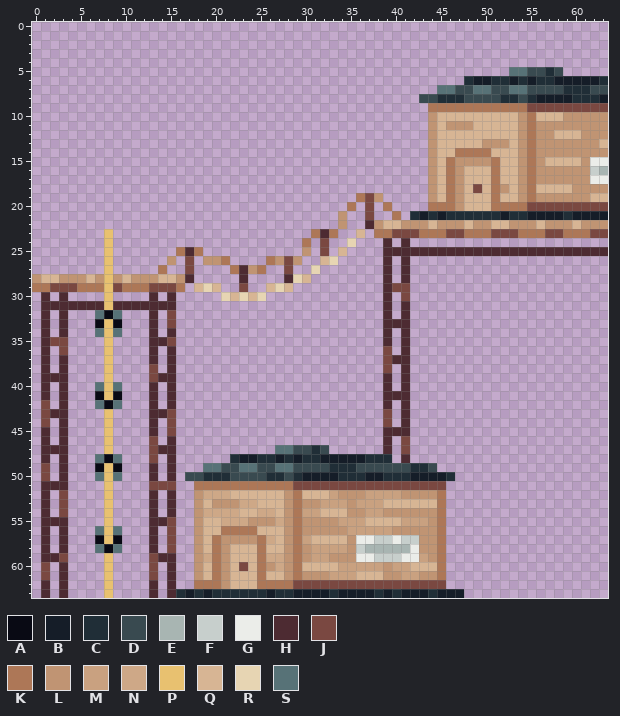
Pixel-art sprite: Assets/Sprites/WorldObjects/StiltHouseTest2.png. The first picture shows the starting point.
The file is 64x64 pixels.
Palette (. is transparent): A #090a14  B #151d28  C #202e37  D #394a50  E #a8b5b2  F #c7cfcc  G #ebede9  H #4d2b32  J #7a4841  K #ad7757  L #c09473  M #c9a180  N #cea887  P #e8c170  Q #d7b594  R #e7d5b3  S #577277
Pixels before (only the part around the change), first column x 0:
16 ............................................LQ
17 ............................................LQ
18 ............................................LQ
19 ....................................KJL.....LQ
20 ...................................K.J.K....KK
21 ..................................L..J..K.CBCB
22 ..................................L..HLQQLLLQL
23 ........P......................KHK..Q.KKJJJKKK
24 ........P.....................K.J..R...H.H....
25 ........P.......KHK...........L.J.Q....HHHHHHH
26 ........P......L.J.LLK....KLJL..QR.....H.H....
27 ........P.....K..J....KHLK..J..R.......H.H....
28 LQQLLLQLPLQLLLQQLH.....H....HRQ........H.H....
29 KKJJJKKKPJKKKJJJK.QRQ..J..QRQ..........HJJ....
30 .H.H....P....H.H.....RQRQR.............H.J....
31 .HHHHHHHPHHHHHHH.......................H.H....
32 .H.H...SAS...H.J.......................H.H....
33 .H.H...APA...H.J.......................HHH....
34 .H.H...SPS...H.H.......................H.H....
35 .HJJ....P....HHJ.......................H.H....
36 .H.J....P....H.H.......................J.H....
37 .H.H....P....H.H.......................JHH....
38 .H.H....P....J.H.......................J.H....
39 .HHH....P....JHH.......................H.H....
40 .H.H...SPS...H.H.......................H.H....
41 .H.H...APA...H.H.......................HHH....
42 .J.H...SAS...H.H.......................H.H....
43 .JHH....P....HHJ.......................J.H....
44 .J.H....P....H.J.......................J.H....
45 .H.H....P....H.J.......................HHH....
46 .H.H....P....J.H.......................H.J....
47 .HHH....P....JHH...........SSDDCD......H.J....
48 .H.H...SAS...J.H......CBBCCBCBCCBBBBBCCC.H....
49 .J.H...APA...H.H...SSDDSSDDSSDDDDCCCDDDDDDCCD.
50 .J.H...SPS...H.H.DDCCCDDDDCCDCBBBBCCCBBCCCBBBB
51 .HHH....P....JJJ..KKKKKKKKKKKJJJJJJJJJJJJJJJJJ
52 .H.J....P....H.H..LNNNQQQQQQLKQQQMLLLMMMMLLLLK
53 .H.J....P....H.H..LQLLLNNQQQLKLLMMMLMMMQQQQQQK
54 .H.J....P....H.H..LNNNNQQNNQLKMMQQQLLMMLLLLLLK
55 .HHH....P....HHJ..LQQNNNLLLNLKLLLLMMMQQQQMMMLK
56 .H.H...SPS...H.J..LQQKKKKQQQLKLLLLLMMMMMLLLLLK
57 .H.H...APA...H.J..LQKLLLLKNQLKMQQQQLGGFFGFFLLK
58 .H.H...SAS...H.J..LQKLQQQKQQLKLMMMMLFEEEEEGLLK
59 .HHJ....P....JHH..LNKLQQQKNNLKLMMLLLGGFFFGGMLK
60 .J.H....P....J.H..LQKLQJQKLNLKQQQQMMMMMLMMQQQK
61 .J.H....P....J.H..LQKLQQQKQQLKLLLMMMQQQLLMMLLK
62 .H.H....P....H.H..KKKLQQQKKKKJJJJJJJJJJJJJJJJJ
63 .H.H....P....H.HCBCBCCCCCCBCCBBBBCBBBBCBCBBBCB
Now the later version:
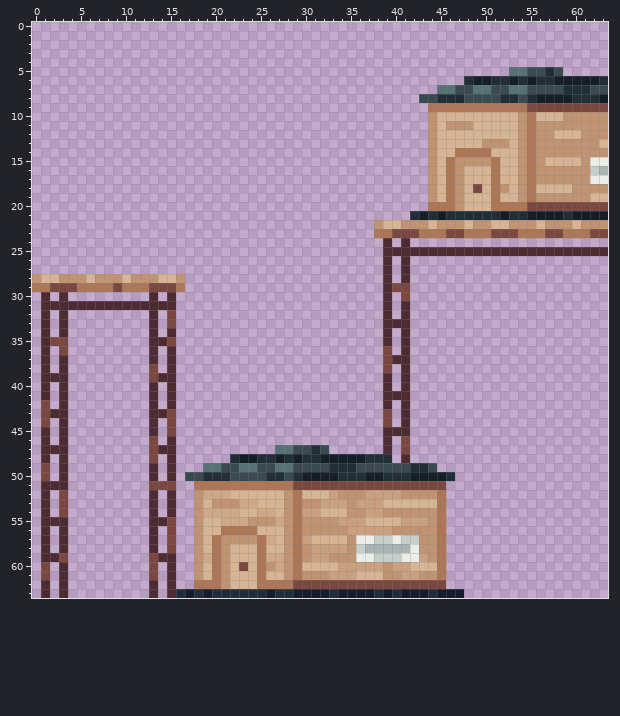
Edits made:
Colour P gives way to colour H in row 31 at x 8.
Colour P gives way to colour K in row 29 at x 8.
Colour P gives way to colour L in row 28 at x 8.
The author cleared colour A in row 32 at x 8; in row 33 at x 7 and 9; in row 41 at x 7 and 9; in row 42 at x 8; in row 48 at x 8; in row 49 at x 7 and 9.
The author cleared colour A in row 57 at x 7 and 9; in row 58 at x 8.
The author cleared colour H in row 22 at x 37; in row 23 at x 32; in row 25 at x 17; in row 27 at x 23; in row 28 at x 17, 23 and 28.
The author cleared colour J in rows 19 to 21 at x 37; in rows 24 to 25 at x 32; in rows 26 to 27 at x 17 and 28; in row 29 at x 23.
The author cleared colour K in row 19 at x 36; in row 20 at x 35 and 39; in row 21 at x 40; in row 23 at x 31 and 33; in row 24 at x 30; in row 25 at x 16 and 18.
The author cleared colour K in row 26 at x 21 and 26; in row 27 at x 14, 22 and 25.
The author cleared colour L in row 19 at x 38; in rows 21 to 22 at x 34; in row 25 at x 30; in row 26 at x 15, 19 to 20, 27 and 29; in row 27 at x 24.
The author cleared colour P in rows 23 to 27 at x 8; in row 30 at x 8; in rows 33 to 41 at x 8; in rows 43 to 47 at x 8; in rows 49 to 57 at x 8; in rows 59 to 63 at x 8.
The author cleared colour Q in row 23 at x 36; in row 25 at x 34; in row 26 at x 32; in row 28 at x 30; in row 29 at x 18, 20, 26 and 28; in row 30 at x 22 and 24.
The author cleared colour R in row 24 at x 35; in row 26 at x 33; in row 27 at x 31; in row 28 at x 29; in row 29 at x 19 and 27; in row 30 at x 21, 23 and 25.
The author cleared colour S in row 32 at x 7 and 9; in row 34 at x 7 and 9; in row 40 at x 7 and 9; in row 42 at x 7 and 9; in row 48 at x 7 and 9; in row 50 at x 7 and 9.
The author cleared colour S in row 56 at x 7 and 9; in row 58 at x 7 and 9.
Changed places in both pictures, as pixel boxes (x1, y1, x2, y2):
changed: (95, 193, 401, 598)
